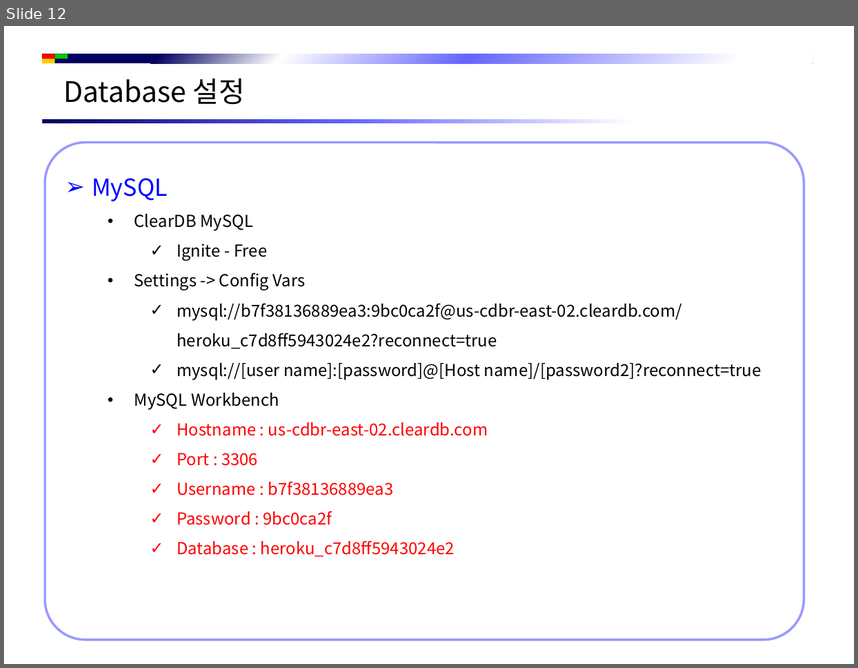
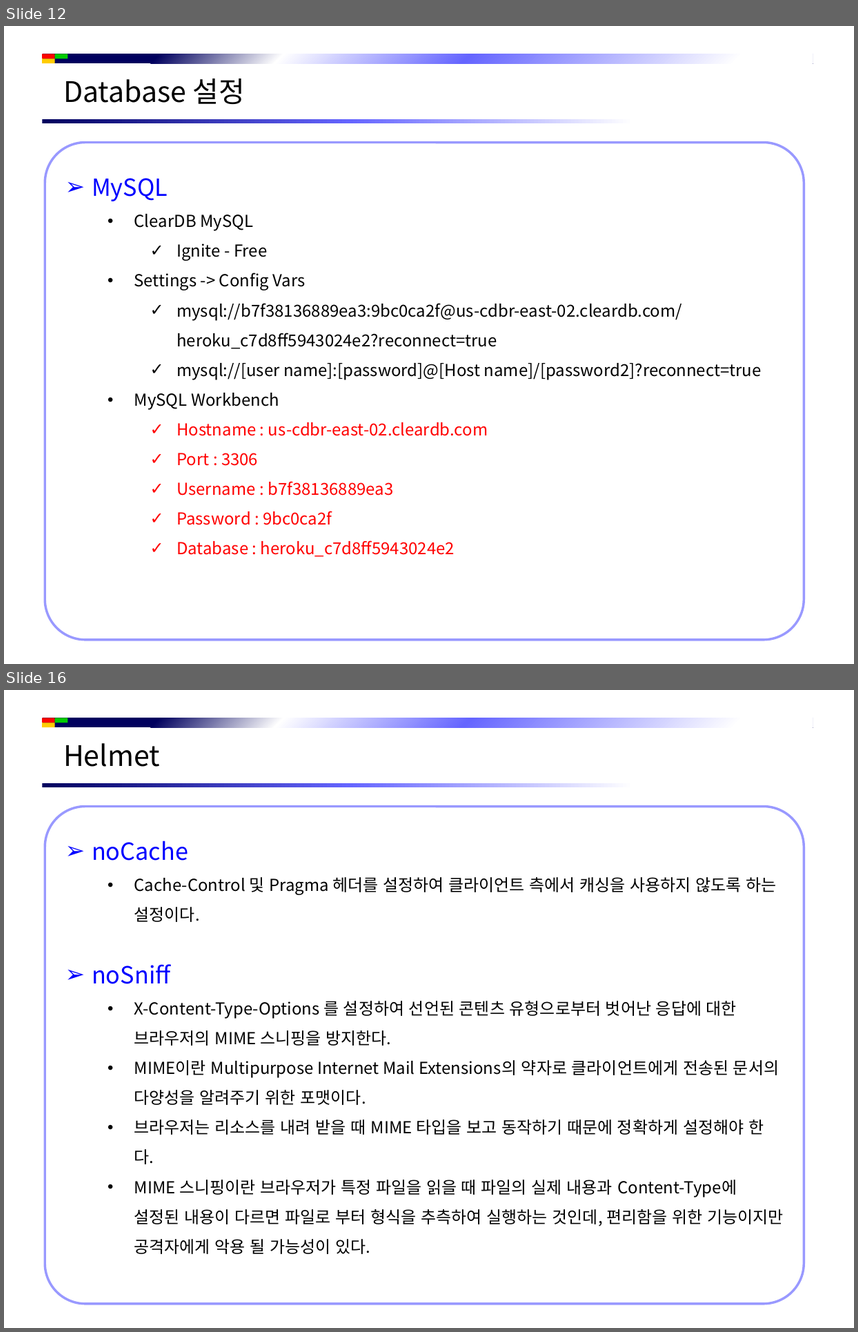
Before and after one commit to jsh-1235/Document, a slide deck: Back-End/NodeJS/NodeJS 시작 하기.pptx. Shown one above the other, each under a label of ours: slide 12 before the commit, slides 12 and 16 after it; the slides between them are not shown. The pictures are 858x668 and 858x1332 pixels, drawn with LibreOffice and Linux fonts; fonts in the diff are those of the drawing; background and template pictures are left out. Boxes give left, top, right and bottom in pixels: in the first picture for what was removed or moved away, otherwise in the second. Text is boxed around its words. In the diff, an @@ line names an element or a change of style, - is before the commit and + after.

```diff
--- a/Back-End/NodeJS/NodeJS 시작 하기.pptx
+++ b/Back-End/NodeJS/NodeJS 시작 하기.pptx
@@ slide 16 added at [4, 690, 854, 1328], background #FFFFFF; not listed: 5 template elements that a slide beside it also shows @@
@@ text added at [63, 743, 160, 767], 24 pt, text #000000 @@
+Helmet
@@ rounded rectangle added at [45, 807, 804, 1304], fill #FFFFFF, outline #9999FF 2 pt, 14 pt, text #000000 @@
+➢ noCache
+  • Cache-Control 및 Pragma 헤더를 설정하여 클라이언트 측에서 캐싱을 사용하지 않도록 하는 설정이다.
+➢ noSniff
+  • X-Content-Type-Options 를 설정하여 선언된 콘텐츠 유형으로부터 벗어난 응답에 대한 브라우저의 MIME 스니핑을 방지한다.
+  • MIME이란 Multipurpose Internet Mail Extensions의 약자로 클라이언트에게 전송된 문서의 다양성을 알려주기 위한 포맷이다.
+  • 브라우저는 리소스를 내려 받을 때 MIME 타입을 보고 동작하기 때문에 정확하게 설정해야 한다.
+  • MIME 스니핑이란 브라우저가 특정 파일을 읽을 때 파일의 실제 내용과 Content-Type에 설정된 내용이 다르면 파일로 부터 형식을 추측하여 실행하는 것인데, 편리함을 위한 기능이지만 공격자에게 악용 될 가능성이 있다.
```
Also in this commit, not shown: 5 other slides added, 6 other files.
